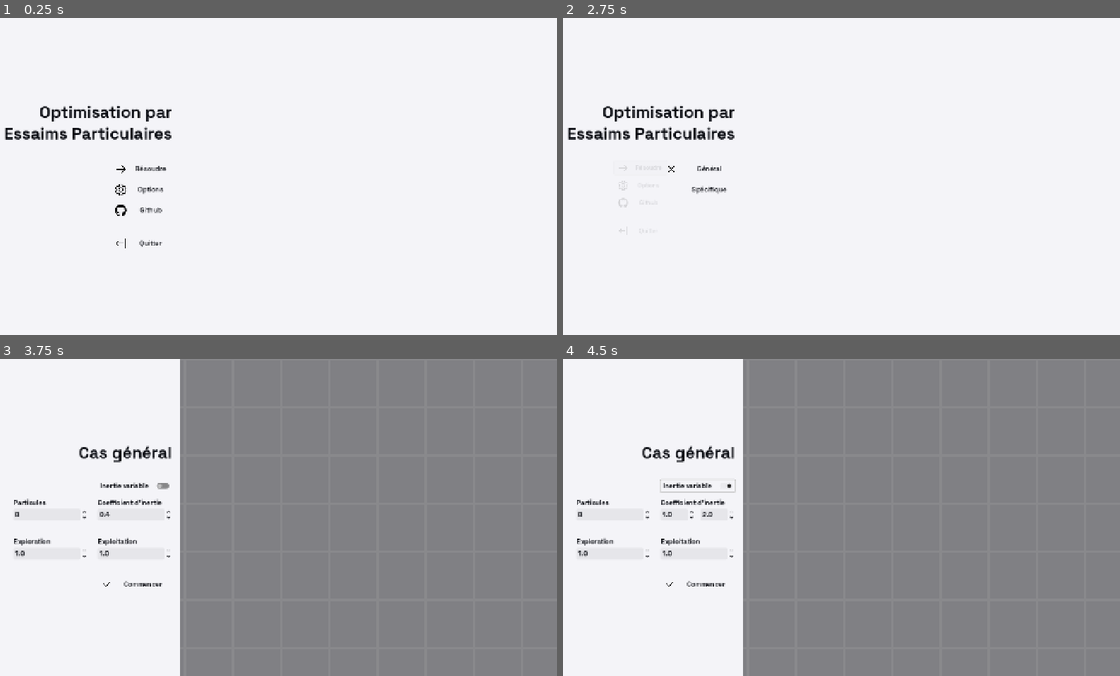
Above: before the commit, frames 1-4 (two rows, left to right).
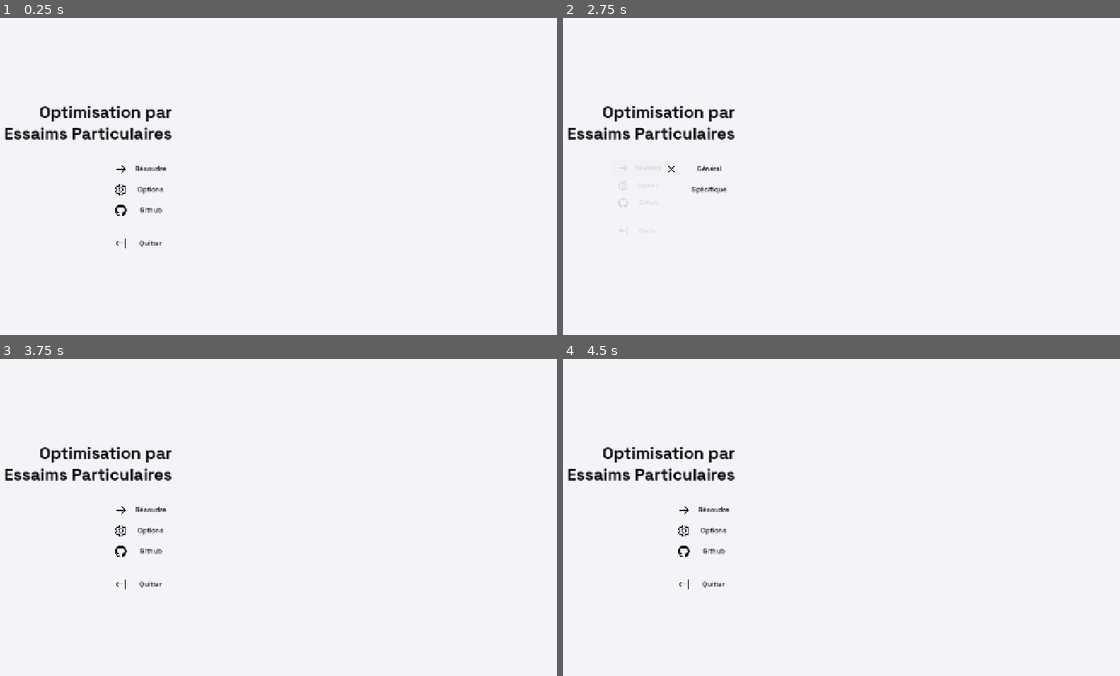
Above: after the commit, the same moments.

Repository: eni-school-project/particle-swarm-optimization
Game: Godot game, scene res://main.tscn
The game is run twice, just before and just after one commit, with the same random seed, the same clock (stepped at 60 frames per second) and the same inputs.
Inputs (mouse positions are in pixels of both pictures, inside the frame that each line leads up to):
- Up to frame 1 (0.25 s): no input
- Up to frame 2 (2.75 s): click "Résoudre" at 0.5 s; click (668, 170) at 1.25 s; click "Résoudre" at 2 s
- Up to frame 3 (3.75 s): click "Général" at 2.75 s; click (22, 454) at 3.52 s
- Up to frame 4 (4.5 s): click (696, 485) at 4.25 s, where only the run before the commit has a clickable "Inertie variable"

Frames 1-2 are identical in both runs. In frame 3, 70% of the frame differs, in the area x 0-100%, y 0-100%; in frame 4, 70%.

Commit message:
Feat : added back to main menu button

Diff:
--- /dev/null
+++ b/assets/icons/arrow--left.svg
@@ -0,0 +1,11 @@
+<svg id="icon" xmlns="http://www.w3.org/2000/svg" width="32" height="32" viewBox="0 0 32 32">
+  <defs>
+    <style>
+      .cls-1 {
+        fill: none;
+      }
+    </style>
+  </defs>
+  <polygon points="14 26 15.41 24.59 7.83 17 28 17 28 15 7.83 15 15.41 7.41 14 6 4 16 14 26"/>
+  <rect id="_Transparent_Rectangle_" data-name="&lt;Transparent Rectangle&gt;" class="cls-1" width="32" height="32"/>
+</svg>
--- a/scenes/general.tscn
+++ b/scenes/general.tscn
@@ -6,9 +6,34 @@
 [ext_resource type="Script" uid="uid://dk0owmgi3l2bk" path="res://scripts/general_right_container.gd" id="3_pduxd"]
 [ext_resource type="Texture2D" uid="uid://cyahngk1d2gqr" path="res://assets/icons/checkmark.svg" id="4_7h5e4"]
 [ext_resource type="PackedScene" uid="uid://g0y4ikyj8fsi" path="res://scenes/particle.tscn" id="4_gy7hs"]
+[ext_resource type="Texture2D" uid="uid://b4dj6bnpvfjdf" path="res://assets/icons/arrow--left.svg" id="5_dfvab"]
 [ext_resource type="PackedScene" uid="uid://chexux77g0ppm" path="res://scenes/target.tscn" id="5_fdh1j"]
 [ext_resource type="Shader" uid="uid://dvmmklcgyo4o5" path="res://shaders/grid.gdshader" id="8_oe3oi"]
 [ext_resource type="Script" uid="uid://cc182k8kir54b" path="res://scripts/grid_rect.gd" id="9_cxwob"]
+
+[sub_resource type="StyleBoxFlat" id="StyleBoxFlat_omu6o"]
+content_margin_left = 10.0
+draw_center = false
+corner_radius_top_left = 5
+corner_radius_top_right = 5
+corner_radius_bottom_right = 5
+corner_radius_bottom_left = 5
+
+[sub_resource type="StyleBoxFlat" id="StyleBoxFlat_u3x02"]
+content_margin_left = 10.0
+bg_color = Color(0.8786795, 0.87866855, 0.897929, 1)
+corner_radius_top_left = 5
+corner_radius_top_right = 5
+corner_radius_bottom_right = 5
+corner_radius_bottom_left = 5
+
+[sub_resource type="StyleBoxFlat" id="StyleBoxFlat_pw15t"]
+content_margin_left = 10.0
+bg_color = Color(0.9019608, 0.9019608, 0.91764706, 1)
+corner_radius_top_left = 5
+corner_radius_top_right = 5
+corner_radius_bottom_right = 5
+corner_radius_bottom_left = 5
 
 [sub_resource type="StyleBoxFlat" id="StyleBoxFlat_oe3oi"]
 content_margin_left = 10.0
@@ -104,9 +129,33 @@
 size_flags_vertical = 0
 theme_override_constants/separation = 40
 
-[node name="Title" type="RichTextLabel" parent="RootContainer/HBoxContainer/LeftContainer/ForegroundContainer/VBoxContainer"]
+[node name="HBoxContainer" type="HBoxContainer" parent="RootContainer/HBoxContainer/LeftContainer/ForegroundContainer/VBoxContainer"]
+layout_mode = 2
+theme_override_constants/separation = 0
+
+[node name="Back" type="Button" parent="RootContainer/HBoxContainer/LeftContainer/ForegroundContainer/VBoxContainer/HBoxContainer"]
+custom_minimum_size = Vector2(50, 40)
+layout_mode = 2
+size_flags_horizontal = 10
+size_flags_vertical = 4
+size_flags_stretch_ratio = 0.3
+mouse_default_cursor_shape = 2
+theme = ExtResource("3_fdh1j")
+theme_type_variation = &"FlatButton"
+theme_override_colors/font_color = Color(0.02745098, 0.03529412, 0.05882353, 1)
+theme_override_colors/font_focus_color = Color(0.02745098, 0.03529412, 0.05882353, 1)
+theme_override_colors/font_pressed_color = Color(0.02745098, 0.03529412, 0.05882353, 1)
+theme_override_colors/font_hover_color = Color(0.02745098, 0.03529412, 0.05882353, 1)
+theme_override_constants/icon_max_width = 32
+theme_override_styles/normal = SubResource("StyleBoxFlat_omu6o")
+theme_override_styles/pressed = SubResource("StyleBoxFlat_u3x02")
+theme_override_styles/hover = SubResource("StyleBoxFlat_pw15t")
+icon = ExtResource("5_dfvab")
+
+[node name="Title" type="RichTextLabel" parent="RootContainer/HBoxContainer/LeftContainer/ForegroundContainer/VBoxContainer/HBoxContainer"]
 custom_minimum_size = Vector2(200, 50)
 layout_mode = 2
+size_flags_horizontal = 3
 theme = ExtResource("2_oe3oi")
 theme_override_colors/default_color = Color(0.02745098, 0.03529412, 0.05882353, 1)
 theme_override_font_sizes/normal_font_size = 40
@@ -327,6 +376,7 @@
 
 [node name="Particles" type="Node2D" parent="RootContainer/HBoxContainer/RightContainer"]
 
+[connection signal="pressed" from="RootContainer/HBoxContainer/LeftContainer/ForegroundContainer/VBoxContainer/HBoxContainer/Back" to="." method="_on_back_pressed"]
 [connection signal="toggled" from="RootContainer/HBoxContainer/LeftContainer/ForegroundContainer/VBoxContainer/MarginContainer/VBoxContainer/VariableInertiaToggle" to="RootContainer/HBoxContainer/RightContainer" method="_on_variable_inertia_toggle_toggled"]
 [connection signal="value_changed" from="RootContainer/HBoxContainer/LeftContainer/ForegroundContainer/VBoxContainer/MarginContainer/VBoxContainer/VBoxContainer/FirstRow/ParticleNumber/Value" to="RootContainer/HBoxContainer/RightContainer" method="_on_particle_value_changed"]
 [connection signal="value_changed" from="RootContainer/HBoxContainer/LeftContainer/ForegroundContainer/VBoxContainer/MarginContainer/VBoxContainer/VBoxContainer/FirstRow/Inertia/MarginContainer/Value" to="RootContainer/HBoxContainer/RightContainer" method="_on_inertia_value_changed"]
--- a/scripts/general.gd
+++ b/scripts/general.gd
@@ -9,3 +9,7 @@
 # Called every frame. 'delta' is the elapsed time since the previous frame.
 func _process(_delta: float) -> void:
 	pass
+
+
+func _on_back_pressed() -> void:
+	get_tree().call_deferred("change_scene_to_file", "res://main.tscn")
Not shown, added: assets/icons/arrow--left.svg.import
Not shown: 1 places in scenes/general.tscn that only renumber resources
